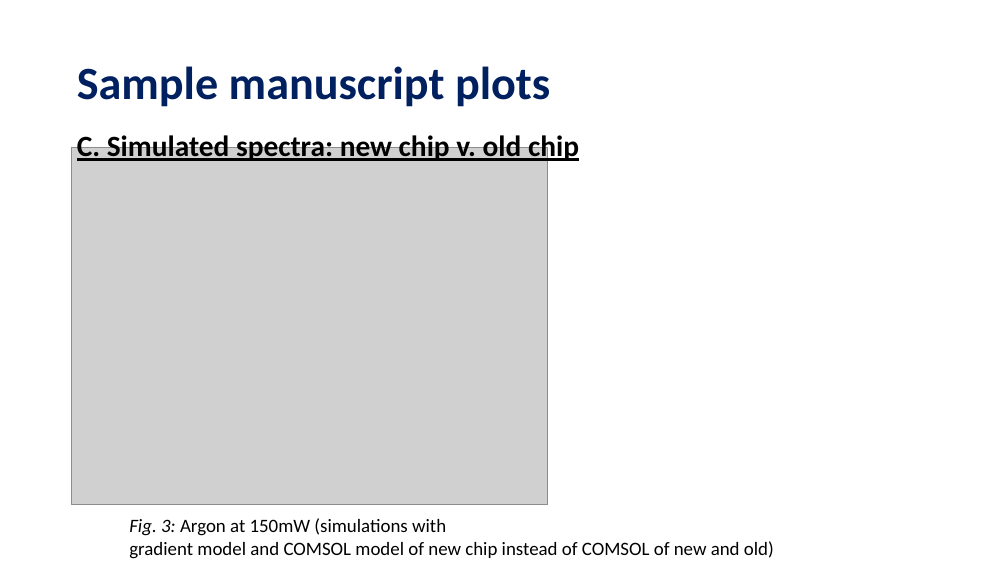
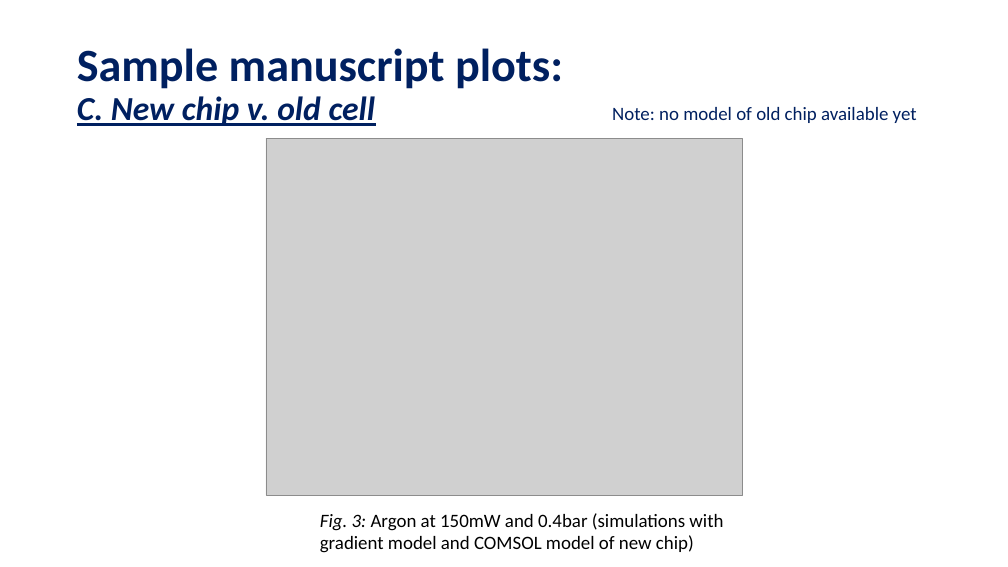
Before and after one commit to david-f-amorim/Simulating-THG-of-few-femtosecond-pulses-in-a-noble-gas-, a slide deck: slide 5 of presentations/DESY - Week 7.pptx. Drawn at 1008x567 pixels with LibreOffice and Linux fonts; fonts in the diff are those of the drawing; grey boxes stand for pictures. Boxes give left, top, right and bottom in pixels: in the first picture for what was removed or moved away, otherwise in the second. Text is boxed around its words. In the diff, an @@ line names an element or a change of style, - is before the commit and + after.

```diff
--- a/presentations/DESY - Week 7.pptx
+++ b/presentations/DESY - Week 7.pptx
@@ title at box(77, 48, 563, 126): text changed @@
-Sample manuscript plots
+Sample manuscript plots:
+C. New chip v. old cell
@@ text added at box(612, 107, 917, 123), 18 pt, text #002060 @@
+Note: no model of old chip available yet
@@ text removed at box(77, 132, 579, 164) @@
-C. Simulated spectra: new chip v. old chip
@@ picture: place and size @@
-picture at box(71, 147, 547, 504)
+picture at box(266, 138, 743, 495)
@@ text at box(320, 513, 723, 553): text changed @@
-Fig. 3: Argon at 150mW (simulations with
-gradient model and COMSOL model of new chip instead of COMSOL of new and old)
+Fig. 3: Argon at 150mW and 0.4bar (simulations with
+gradient model and COMSOL model of new chip)
```
Also in this commit, not shown: 7 other slides changed, 4 slides added, 1 slide removed, 53 other files.
